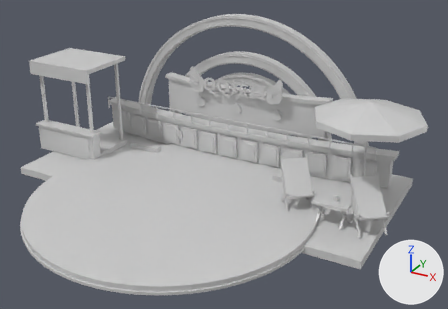
The Blender file models/white.blend as it was, and as the next commit left it.
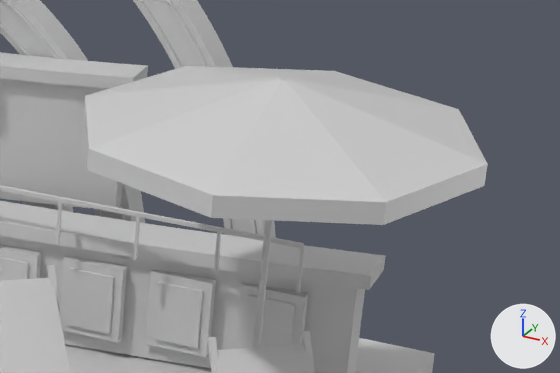
The first picture shows the older version from a camera (50 mm lens) standing at (11.81, -19.21, 11.21) and looking at (1.7, -0.83, 2.02). The close-ups show the older and then the newer version on the part from 65% to 100% of the width and 26% to 60% of the height of that picture. Only the edits that show in the close-ups are written down. Lighting does not change. The marker at lower right points along +X, +Y and +Z.

Before the edit, the objects in view are built like this:
```python
me_a01_vertical_arch_solid = bpy.data.meshes.new('A01 vertical arch solid')
me_a01_vertical_arch_solid.from_pydata(...)  # 388 vertices, 386 faces; spans x -4.07..4.07, y 4.11..4.53, z 0.38..4.45
me_a01_vertical_arch_solid.materials.append(mat_diagnostic_shared_white)  # light grey #cecece
me_canopy_005 = bpy.data.meshes.new('canopy.005')
me_canopy_005.from_pydata(...)  # 10 vertices, 9 faces; spans x 4.99..6.41, y -0.85..1.15, z 2.91..3.65
me_canopy_005.materials.append(mat_diagnostic_shared_white)  # light grey #cecece
me_canopy_006 = bpy.data.meshes.new('canopy.006')
me_canopy_006.from_pydata(...)  # 10 vertices, 9 faces; spans x 6.39..7.81, y -0.85..1.15, z 2.91..3.65
me_canopy_006.materials.append(mat_diagnostic_shared_white)  # light grey #cecece
me_canopy_007 = bpy.data.meshes.new('canopy.007')
me_canopy_007.from_pydata(...)  # 10 vertices, 9 faces; spans x 6.4..8.4, y -0.26..1.16, z 2.91..3.65
me_canopy_007.materials.append(mat_diagnostic_shared_white)  # light grey #cecece
ob_a01_vertical_arch_solid = bpy.data.objects.new('A01 vertical arch solid', me_a01_vertical_arch_solid)
ob_a01_vertical_arch_solid.location = (0.0, 0.0, 0.0)
ob_u02_canopy_segment_5 = bpy.data.objects.new('U02 canopy segment 5', me_canopy_005)
ob_u02_canopy_segment_5.location = (0.0, 0.0, 0.6)
ob_u02_canopy_segment_6 = bpy.data.objects.new('U02 canopy segment 6', me_canopy_006)
ob_u02_canopy_segment_6.location = (0.0, 0.0, 0.6)
ob_u02_canopy_segment_7 = bpy.data.objects.new('U02 canopy segment 7', me_canopy_007)
ob_u02_canopy_segment_7.location = (0.0, 0.0, 0.6)
# also in view: 'W06 panel surround 09' at (3.0, 2.82, 0.68); 'C01 stripe 08' at (4.34, 0.38, 1.24); 'W01 upper curved shell' at (0.0, 3.81, 2.15); 'U02 canopy segment 3' at (5.4, 1.85, 3.88); 'U02 canopy segment 4' at (5.4, 0.45, 3.88)
```
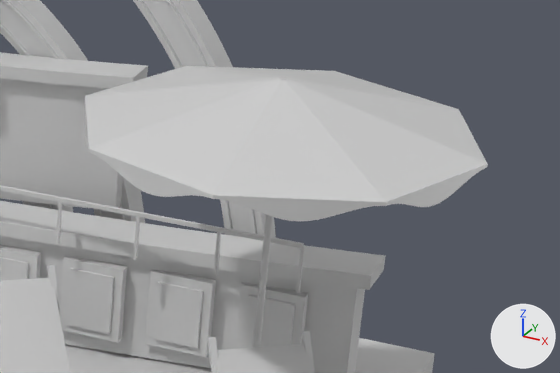
What differs and where, as boxes (x1, y1, x2, y2) in the close-ups (560 x 373 px):
'U02 canopy segment 6', reshaped: before (211, 80, 386, 225); after (213, 80, 386, 221)
'U02 canopy segment 5', reshaped (14% shorter): before (88, 79, 282, 218); after (89, 79, 282, 199)
'U02 canopy segment 7', reshaped (12% shorter): before (286, 79, 488, 225); after (286, 79, 488, 207)
part 1 of me_canopy_005, cut back: before (88, 153, 213, 218); after (92, 153, 213, 199)
part 2 of me_canopy_006, cut back: before (211, 196, 386, 225); after (213, 196, 386, 221)
part 3 of me_canopy_007, cut back: before (384, 165, 487, 225); after (386, 165, 487, 207)

What changed in the scene script:
```text
Change me_canopy_005:
    used by ob_u02_canopy_segment_5; location = (0.0, 0.0, 0.6)
    remove me_canopy_005.from_pydata(...)  # 10 vertices, 9 faces; spans x 4.99..6.41, y -0.85..1.15, z 2.91..3.65
    add me_canopy_005.from_pydata(...)  # 102 vertices, 124 faces; spans x 4.99..6.41, y -0.85..1.15, z 2.91..3.65
    me_canopy_005 part 1: 4 vertices moved from x 4.99..6.41, y -0.85..-0.25, z 2.91 to x 4.99..6.41, y -0.85..-0.25, z 3.1; 92 vertices added at x 5.04..6.35, y -0.83..-0.27, z 2.91..3.13
    add me_canopy_005.materials.append(mat_diagnostic_shared_white)
Change me_canopy_006:
    used by ob_u02_canopy_segment_6; location = (0.0, 0.0, 0.6)
    remove me_canopy_006.from_pydata(...)  # 10 vertices, 9 faces; spans x 6.39..7.81, y -0.85..1.15, z 2.91..3.65
    add me_canopy_006.from_pydata(...)  # 102 vertices, 124 faces; spans x 6.39..7.81, y -0.85..1.15, z 2.91..3.65
    me_canopy_006 part 2: 4 vertices moved from x 6.39..7.81, y -0.85..-0.25, z 2.91 to x 6.39..7.81, y -0.85..-0.25, z 3.1; 92 vertices added at x 6.45..7.76, y -0.83..-0.27, z 2.91..3.13
    add me_canopy_006.materials.append(mat_diagnostic_shared_white)
Change me_canopy_007:
    used by ob_u02_canopy_segment_7; location = (0.0, 0.0, 0.6)
    remove me_canopy_007.from_pydata(...)  # 10 vertices, 9 faces; spans x 6.4..8.4, y -0.26..1.16, z 2.91..3.65
    add me_canopy_007.from_pydata(...)  # 102 vertices, 124 faces; spans x 6.4..8.4, y -0.26..1.16, z 2.91..3.65
    me_canopy_007 part 3: 4 vertices moved from x 7.8..8.4, y -0.26..1.16, z 2.91 to x 7.8..8.4, y -0.26..1.16, z 3.1; 92 vertices added at x 7.82..8.38, y -0.21..1.1, z 2.91..3.13
    add me_canopy_007.materials.append(mat_diagnostic_shared_white)
```
